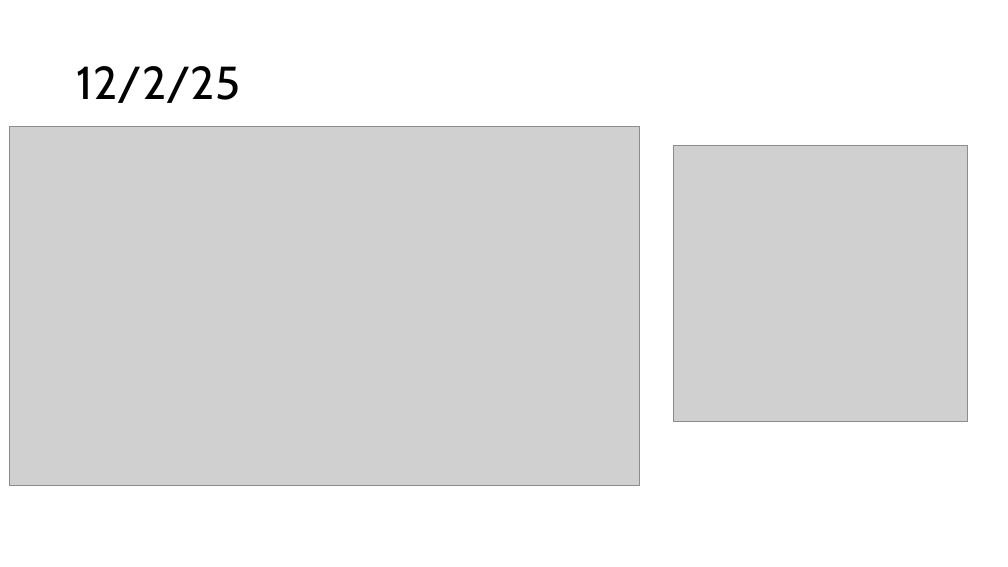
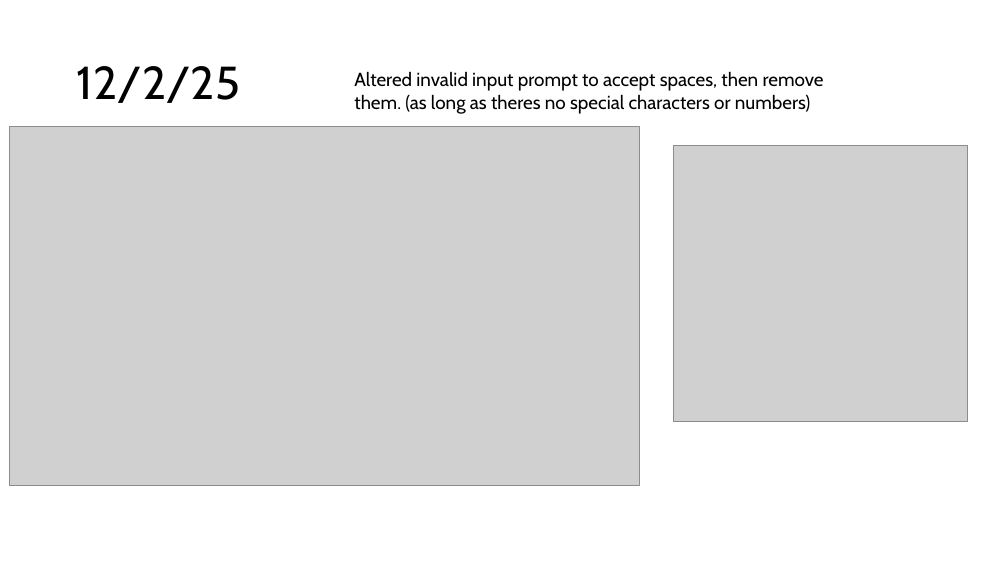
Before and after one commit to PengoPango/403IT_Programming_repos, a slide deck: slide 7 of 403_Programming/assignments/palindromeprogress_screenshots.pptx. Drawn at 1008x567 pixels with LibreOffice and Linux fonts; fonts in the diff are those of the drawing; grey boxes stand for pictures. Boxes give left, top, right and bottom in pixels: in the first picture for what was removed or moved away, otherwise in the second. Text is boxed around its words. In the diff, an @@ line names an element or a change of style, - is before the commit and + after.

```diff
--- a/403_Programming/assignments/palindromeprogress_screenshots.pptx
+++ b/403_Programming/assignments/palindromeprogress_screenshots.pptx
@@ text added at box(354, 71, 824, 114), 18 pt, text #000000 @@
+Altered invalid input prompt to accept spaces, then remove them. (as long as theres no special characters or numbers)
```
Also in this commit, not shown: 3 other slides changed, 1 slide added, 1 slide removed, 4 other files.
